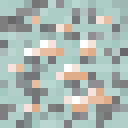
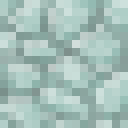
Comparing the layer stacks of the two 128 × 128 images. Changes:
hid "Layer 2" over [8, 16, 112, 112]
added layer "Layer 3" above "Layer 0" over [0, 0, 128, 128]
hid "Layer 0" over [0, 0, 128, 128]
